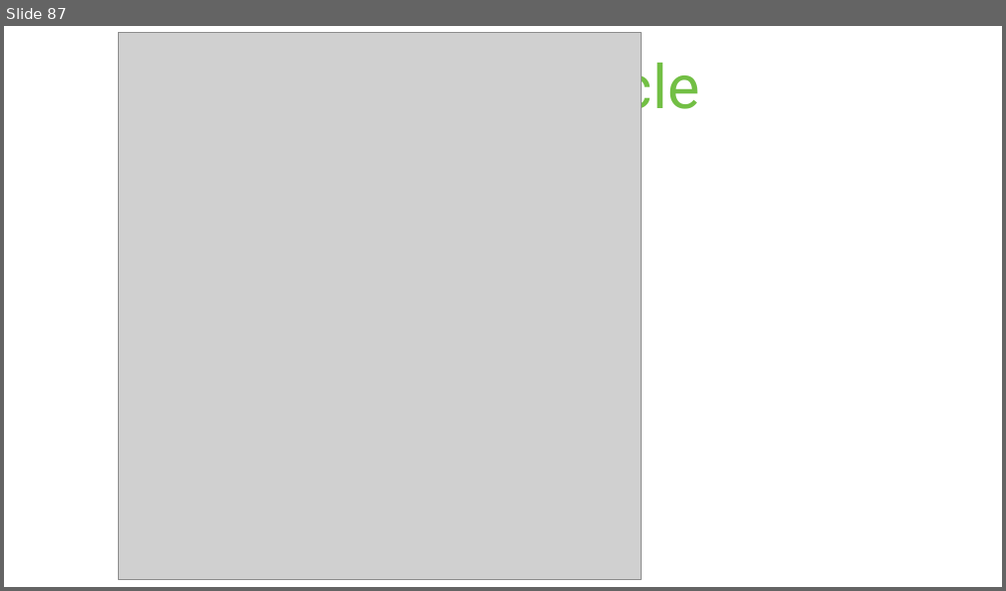
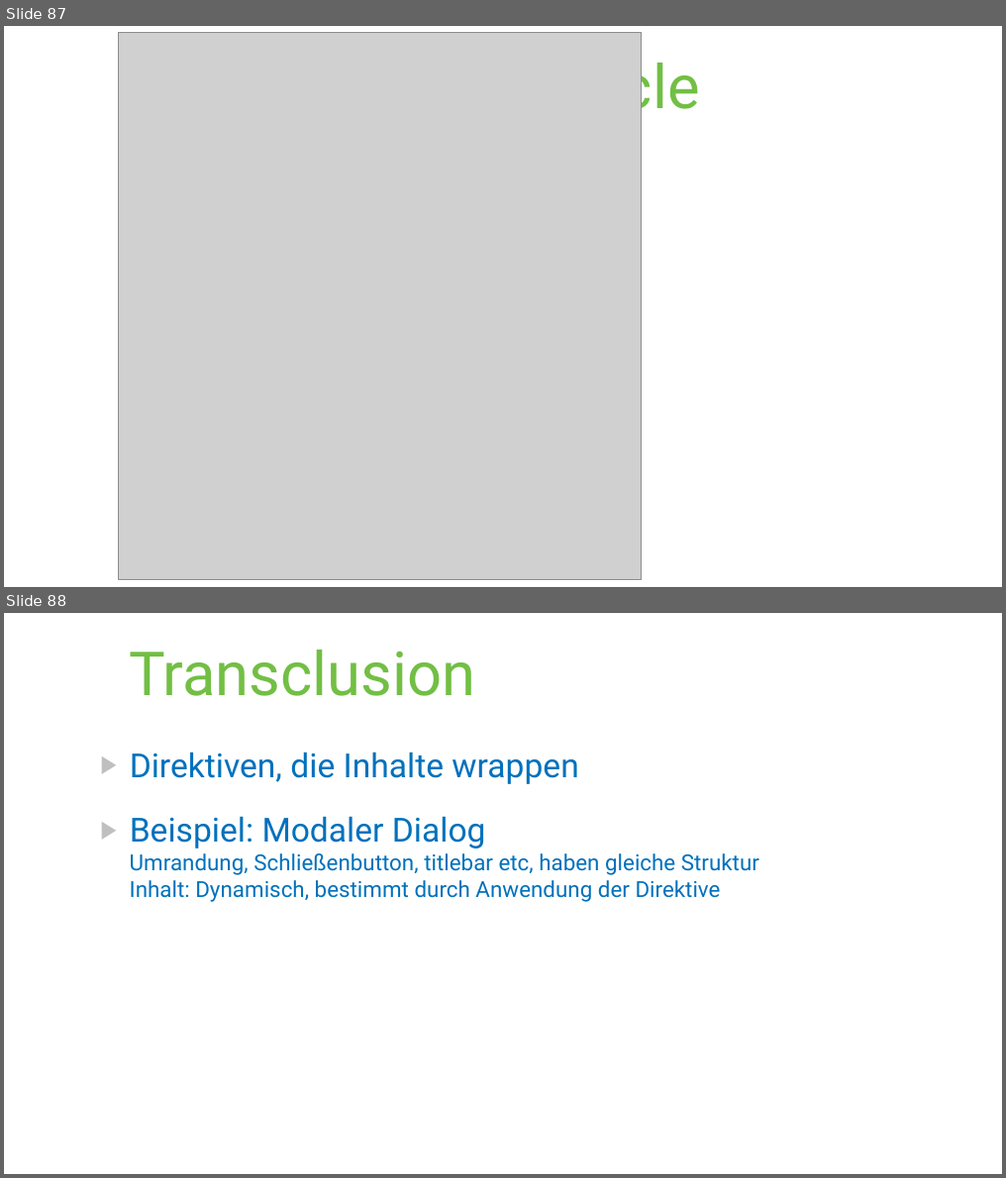
Before and after one commit to paumayr/angularjs-samples, a slide deck: slides/AngularJS.pptx. Shown one above the other, each under a label of ours: slide 87 before the commit, slides 87 and 88 after it. The pictures are 1006x591 and 1006x1178 pixels, drawn with LibreOffice and Linux fonts; fonts in the diff are those of the drawing; grey boxes stand for pictures. Boxes give left, top, right and bottom in pixels: in the first picture for what was removed or moved away, otherwise in the second. Text is boxed around its words. In the diff, an @@ line names an element or a change of style, - is before the commit and + after.

Commit message:
transclusion example

```diff
--- a/slides/AngularJS.pptx
+++ b/slides/AngularJS.pptx
@@ slide 88 added at (x1=4, y1=613, x2=1002, y2=1174), background #FFFFFF @@
@@ title added at (x1=129, y1=650, x2=475, y2=696), 58.7 pt, text #72BF44 @@
+Transclusion
@@ text added at (x1=130, y1=752, x2=759, y2=902), 21.3 pt, text #0071BC @@
+▶ Direktiven, die Inhalte wrappen
+▶ Beispiel: Modaler Dialog
+  Umrandung, Schließenbutton, titlebar etc, haben gleiche Struktur
+  Inhalt: Dynamisch, bestimmt durch Anwendung der Direktive
```
Also in this commit, not shown: 1 other slide added, 3 other files.
